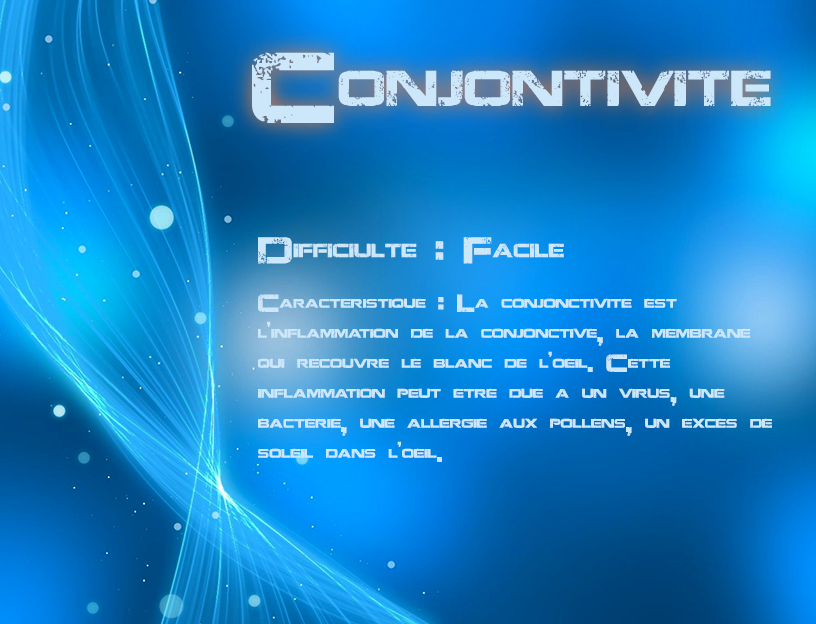
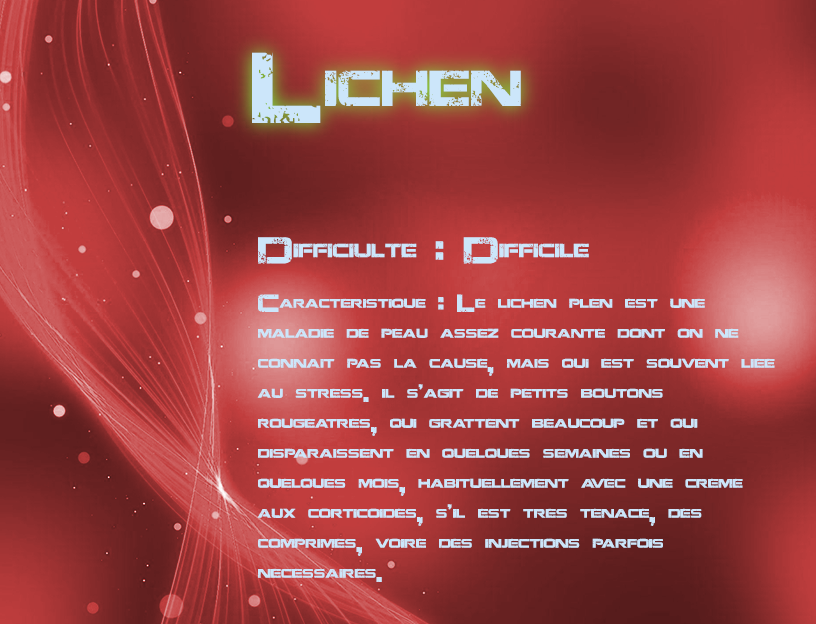
Layers edited between the first and the second (816, 624) image:
renamed "Caracteristique : La conjonctivite est l’inflammation de la con" to "Caracteristique : Le lichen plen est une maladie de peau assez", painted on it over [257, 294, 775, 582]
renamed "Difficiulte : Facile copie" to "Difficiulte : Difficile", painted on it over [258, 237, 589, 264]
renamed "Conjontivite copie" to "Lichen", painted on it over [252, 52, 771, 123]
removed layer "Conjontivite" over [225, 25, 796, 150]
added layer "Lichen copie" above "Teinte/Saturation 2" over [228, 30, 545, 147]
